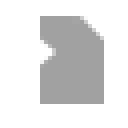
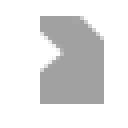
The second 128px x 128px image is a revision of the first. Changes to its layers:
added layer "Layer 3 copy" above "Layer 3" over [40, 32, 64, 72]
hid "Layer 3" over [40, 32, 64, 72]
